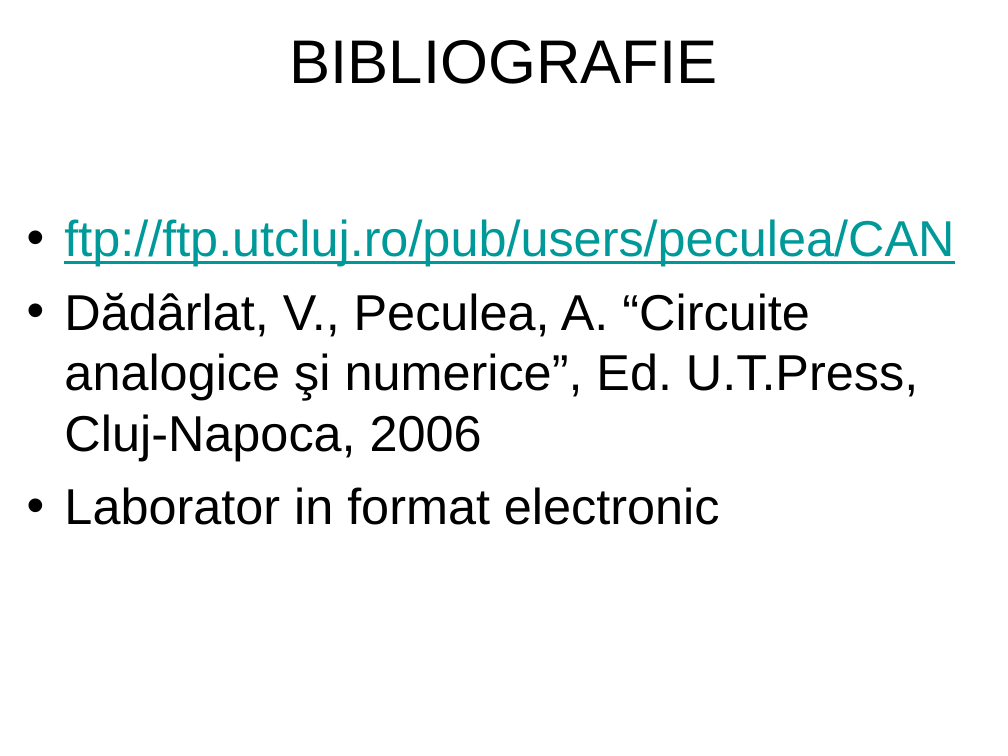
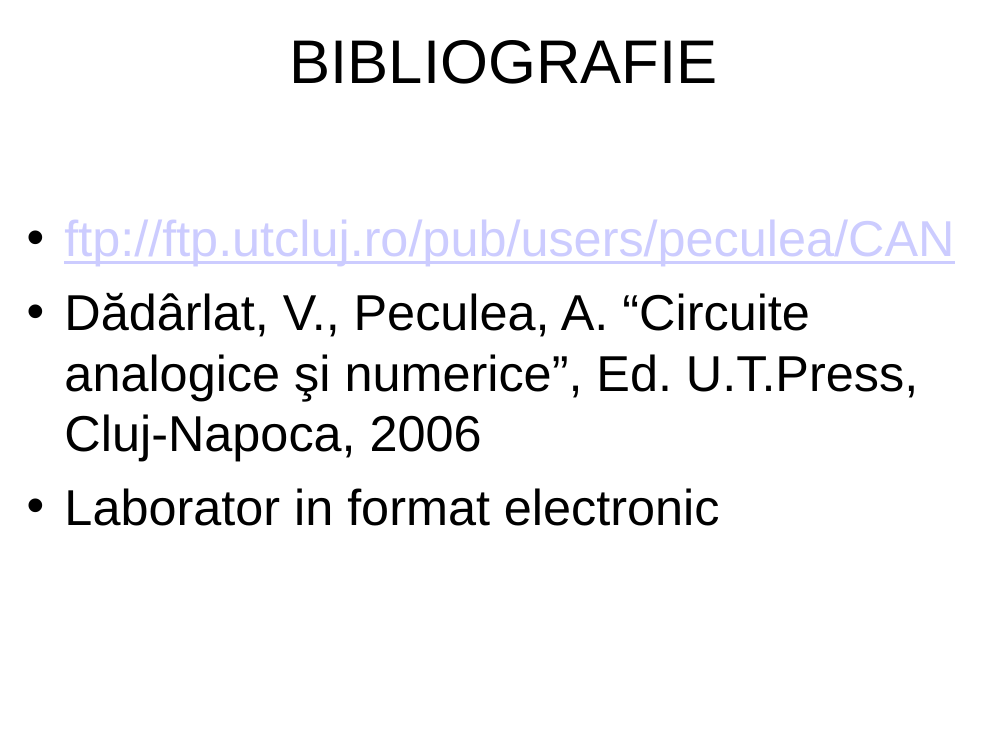
Before and after one commit to vladbarto/TUCN2y, a slide deck: slide 6 of Circuite Analogice si Numerice/Curs1.ppt. Drawn at 1008x756 pixels with LibreOffice and Linux fonts; fonts in the diff are those of the drawing. Boxes give left, top, right and bottom in pixels: in the first picture for what was removed or moved away, otherwise in the second. Text is boxed around its words. In the diff, an @@ line names an element or a change of style, - is before the commit and + after.

```diff
--- a/Circuite Analogice si Numerice/Curs1.ppt
+++ b/Circuite Analogice si Numerice/Curs1.ppt
@@ text "ftp://ftp.utcluj.ro/pub/users/peculea/CAN" at [64,220,954,526]: text colour #009999 to #CCCCFF in "ftp://ftp.utcluj.ro/pub/users/peculea/CAN" @@
```
Also in this commit, not shown: 5 other files.
